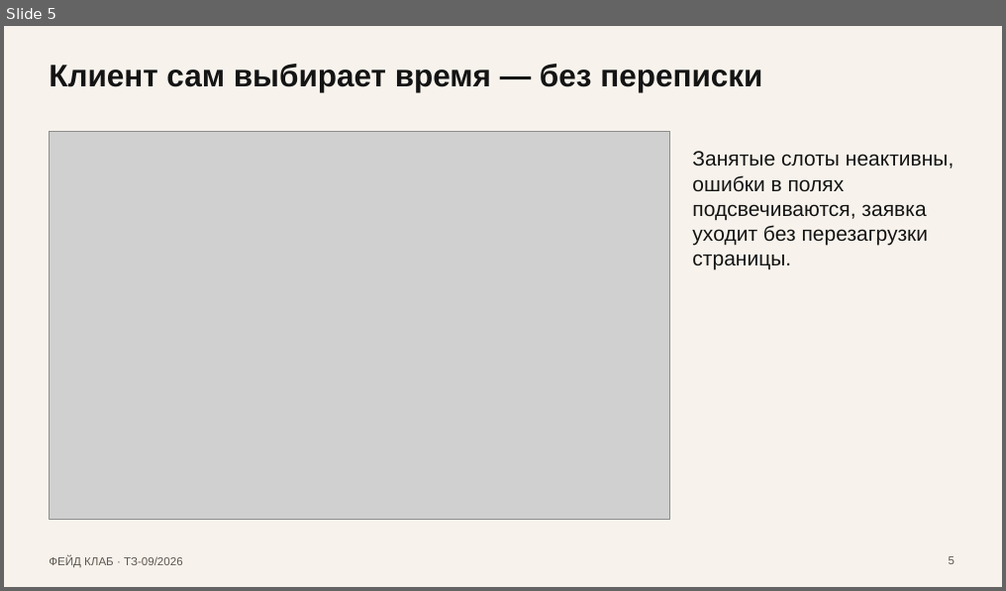
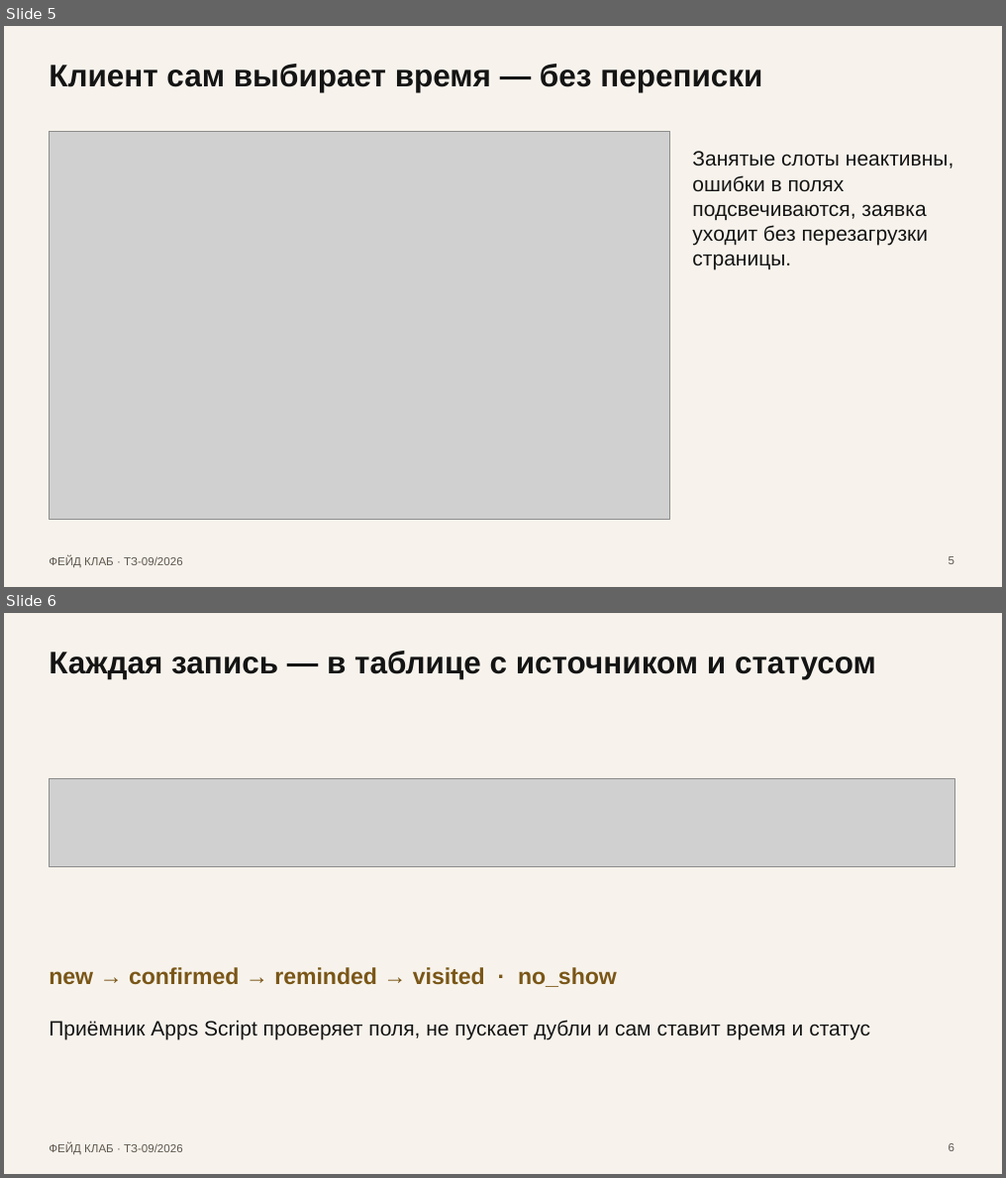
Before and after one commit to Kusttx/tz-09-barbershop-feyd-klab, a slide deck: presentation/zashchita.pptx. Shown one above the other, each under a label of ours: slide 5 before the commit, slides 5 and 6 after it. The pictures are 1006x591 and 1006x1178 pixels, drawn with LibreOffice and Linux fonts; fonts in the diff are those of the drawing; grey boxes stand for pictures. Boxes give left, top, right and bottom in pixels: in the first picture for what was removed or moved away, otherwise in the second. Text is boxed around its words. In the diff, an @@ line names an element or a change of style, - is before the commit and + after.

```diff
--- a/presentation/zashchita.pptx
+++ b/presentation/zashchita.pptx
@@ slide 6 added at (4,613,1002,1174), background #F7F3EC; not listed: 1 template element that a slide beside it also shows @@
@@ text added at (49,651,876,679), 30 pt, text #141414, bold @@
+Каждая запись — в таблице с источником и статусом
@@ picture added at (49,778,954,866) @@
@@ text added at (49,967,617,987), 22 pt, text #7A5617, bold @@
+new → confirmed → reminded → visited · no_show
@@ text added at (49,1020,870,1041), 20 pt, text #141414 @@
+Приёмник Apps Script проверяет поля, не пускает дубли и сам ставит время и статус
@@ page number added at (948,1144,954,1152), 11 pt, text #5E574E @@
+6
```
Also in this commit, not shown: 2 slides changed, 2 slides removed, 7 other files.
